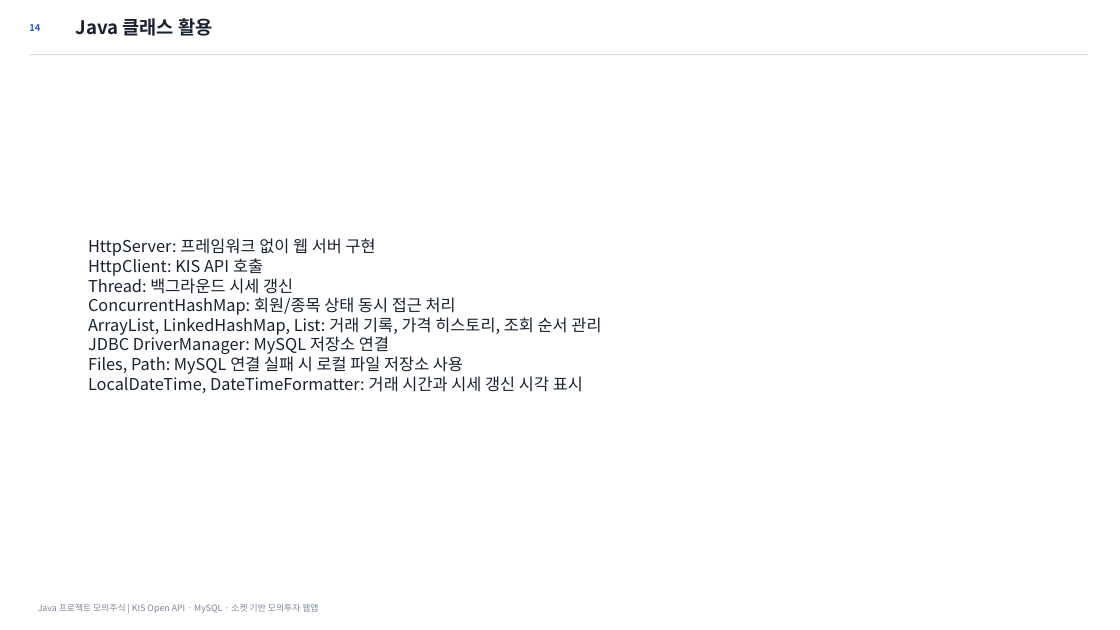
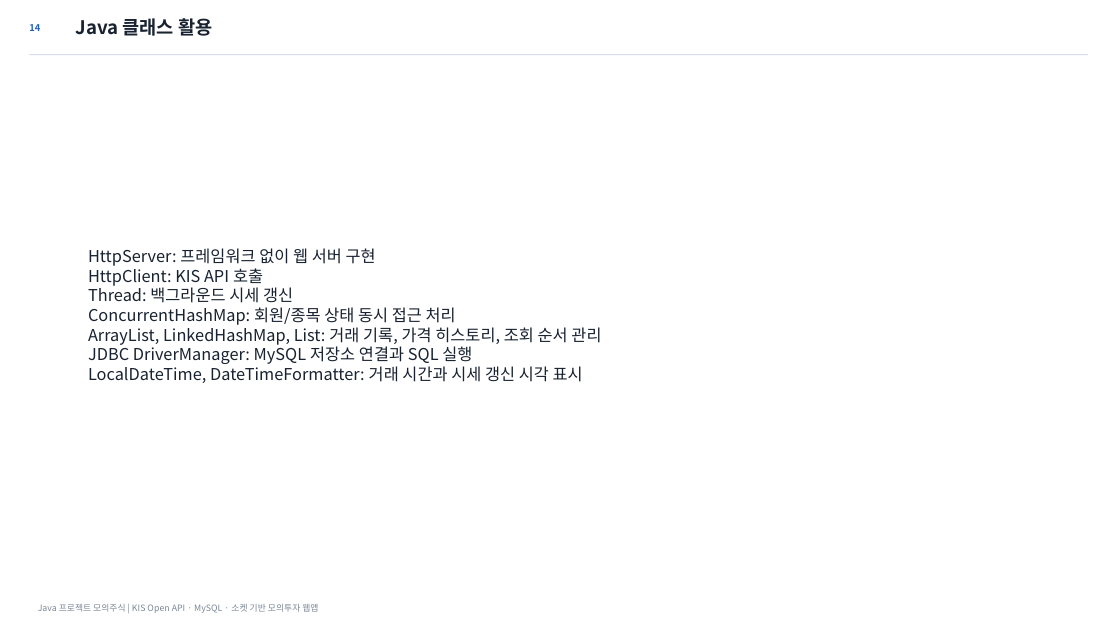
Before and after one commit to osangmin51-spec/javaproject, a slide deck: slide 14 of deliverables/Java_모의주식투자_발표자료_최종정합본.pptx. Drawn at 1120x630 pixels with LibreOffice and Linux fonts; fonts in the diff are those of the drawing. Boxes give left, top, right and bottom in pixels: in the first picture for what was removed or moved away, otherwise in the second. Text is boxed around its words. In the diff, an @@ line names an element or a change of style, - is before the commit and + after.

```diff
--- a/deliverables/Java_모의주식투자_발표자료_최종정합본.pptx
+++ b/deliverables/Java_모의주식투자_발표자료_최종정합본.pptx
@@ text at [88, 344, 472, 364]: text changed @@
-JDBC DriverManager: MySQL 저장소 연결
-Files, Path: MySQL 연결 실패 시 로컬 파일 저장소 사용
+JDBC DriverManager: MySQL 저장소 연결과 SQL 실행
```
Also in this commit, not shown: 5 other slides changed, 9 other files.
